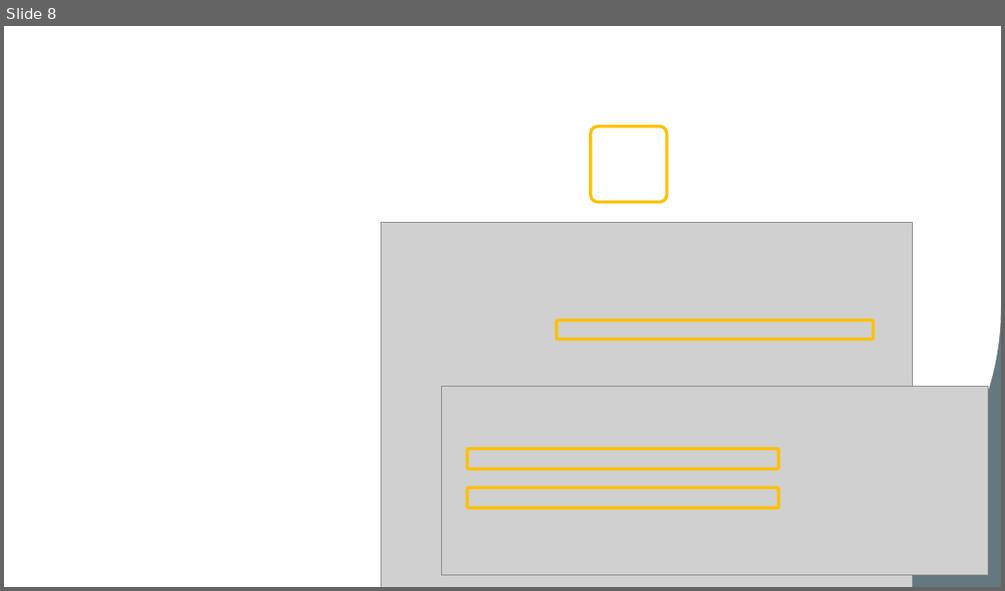
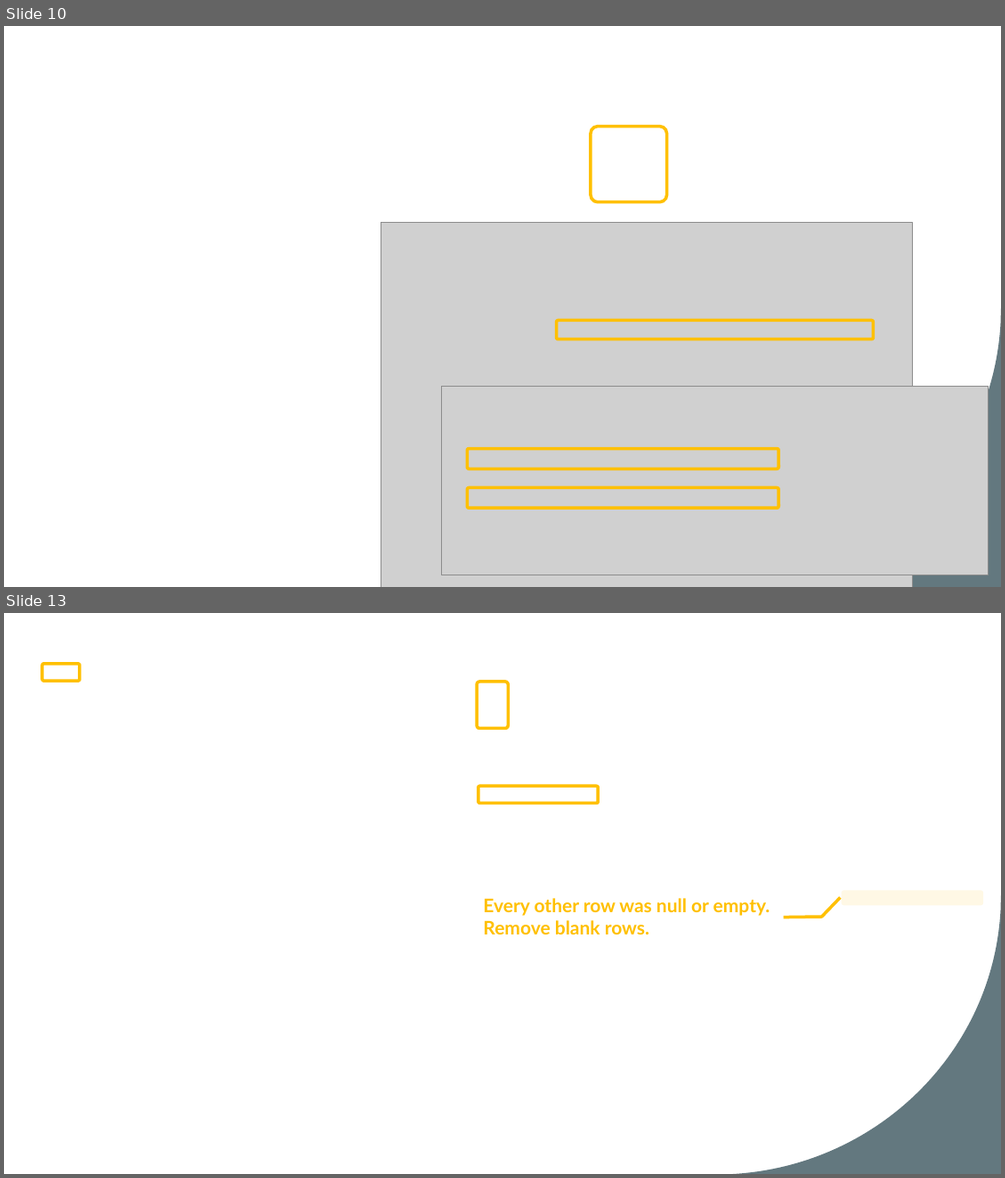
Before and after one commit to josephine-mckelvy/2025-CAH, a slide deck: 2025-06-30 CAH.pptx. Shown one above the other, each under a label of ours: slide 8 before the commit, slides 10 and 13 after it; the slides between them are not shown. The pictures are 1005x591 and 1005x1178 pixels, drawn with LibreOffice and Linux fonts; fonts in the diff are those of the drawing; grey boxes stand for pictures; background and template pictures are left out. Boxes give left, top, right and bottom in pixels: in the first picture for what was removed or moved away, otherwise in the second. Text is boxed around its words. In the diff, an @@ line names an element or a change of style, - is before the commit and + after.

```diff
--- a/2025-06-30 CAH.pptx
+++ b/2025-06-30 CAH.pptx
@@ slide 13 added at (4,613,1001,1174), background picture (left out); not listed: 1 template element that a slide beside it also shows @@
@@ group added at (42,664,984,943): 4 rounded rectangles, 1 callout @@
+Every other row was null or empty.
+Remove blank rows.
@@ what was slide 8 is now slide 10 @@
```
Also in this commit, not shown: 1 slide changed, 9 other slides added, 1 slide removed, 3 other files.
